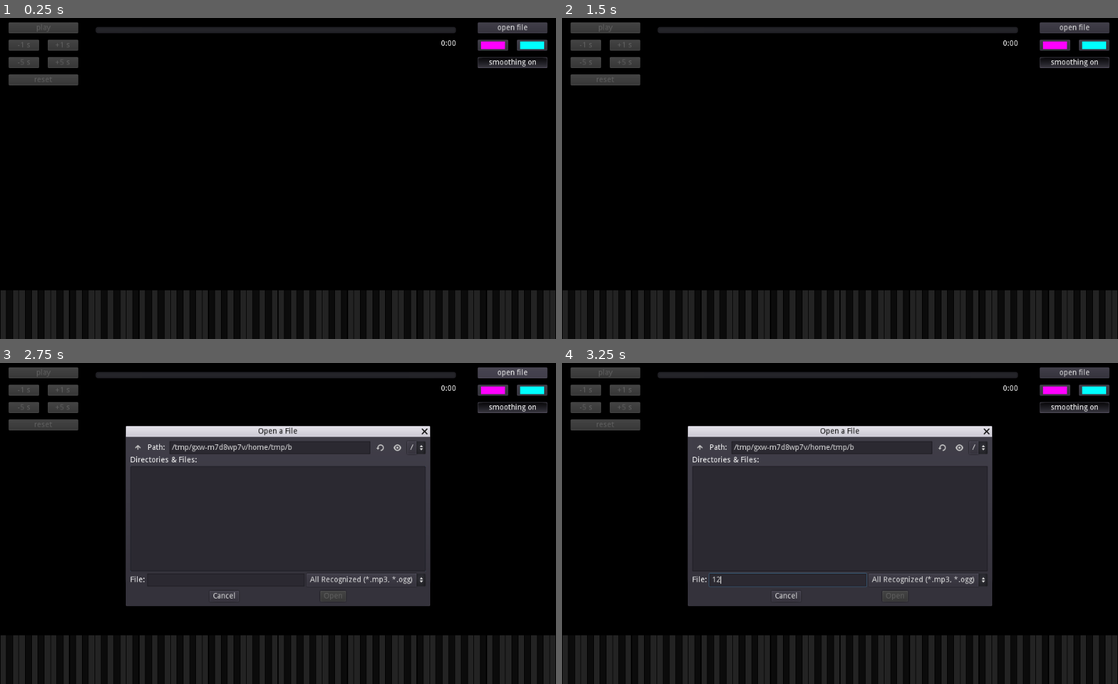
Above: before the commit, frames 1-4 (two rows, left to right).
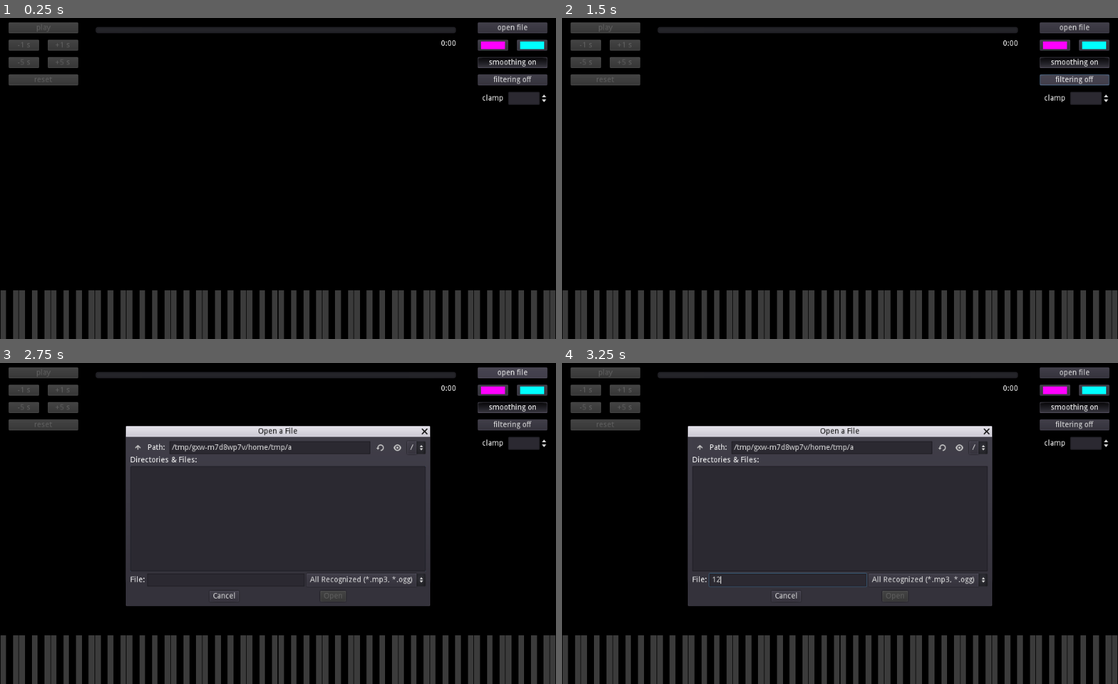
Above: after the commit, the same moments.

Repository: kinokomushroom/Godot-Piano-Transcription-Helper
Game: Godot game, scene res://Main.tscn
Same seed, same stepped clock (60 frames per second), same inputs: the game is played once before the commit and once after it.
Inputs (mouse positions are in pixels of both pictures, inside the frame that each line leads up to):
- Up to frame 1 (0.25 s): no input
- Up to frame 2 (1.5 s): click (1073, 78) at 0.5 s, where only the run after the commit has a clickable "filtering off"; click (1073, 78) at 1.25 s, where only the run after the commit has a clickable "filtering on"
- Up to frame 3 (2.75 s): click "open file" at 2 s
- Up to frame 4 (3.25 s): click (789, 581) at 2.77 s; type "12" at 2.85 s

The runs differ from the first frame. In frame 1, 0.7% of the frame differs, in the area x 85-99%, y 17-28%; in frame 2, 0.7%; in frame 3, 0.7%, in the area x 51-99%, y 17-28%; in frame 4, 0.7%.

Commit message:
Added filtering mode
Added option that makes only the peak frequencies light up. Also, user can now control the minimum dB displayed.

Diff:
--- a/Main.gd
+++ b/Main.gd
@@ -4,13 +4,20 @@
 
 var key_number: int = 88
 var lowest_frequency: float = 27.5
-var magnitude_bar_width: float = 0.4
 var magnitude_db_array = []
+var smooth: bool = true
 var averaging_frames: int = 4
-var smooth: bool = true
+var filter: bool = false
+var filtered_magnitude_array = []
+var filter_max_difference: float = 0.1
+var filter_change_speed: float = 0.08
 var lowest_magnitude: float = -60.0
 var magnitude_decrease_speed: float = 1.5 * lowest_magnitude
+
+var magnitude_bar_width: float = 0.4
 export var gradient: Gradient
+
+var key_white_array = [] # stores information of key color (true if white)
 var piano_bar_height: float = 0.15
 var piano_bar_width: float = 0.9
 onready var bar_screen_height: float = 1.0 - piano_bar_height
@@ -95,6 +102,21 @@
 		magnitude_db = max(lowest_magnitude, magnitude_db)
 		magnitude_db_array[key_index][averaging_frames - 1] = magnitude_db
 
+	for key_index in range(1, key_number - 1):
+		var center_value: float = magnitude_db_array[key_index][averaging_frames - 1]
+		var left_value: float = magnitude_db_array[key_index - 1][averaging_frames - 1]
+		var right_value: float = magnitude_db_array[key_index + 1][averaging_frames - 1]
+		if center_value >= left_value - filter_max_difference and center_value >= right_value - filter_max_difference:
+			if smooth:
+				filtered_magnitude_array[key_index] = min(1.0, filtered_magnitude_array[key_index] + filter_change_speed)
+			else:
+				filtered_magnitude_array[key_index] = 1.0
+		else:
+			if smooth:
+				filtered_magnitude_array[key_index] = max(0.0, filtered_magnitude_array[key_index] - filter_change_speed)
+			else:
+				filtered_magnitude_array[key_index] = 0.0
+
 func draw_magnitude(key_index: int):
 	var magnitude: float = magnitude_db_array[key_index][averaging_frames - 1]
 	var x_position_uniform: float = 1.0 / key_number * (key_index + 0.5)
@@ -106,18 +128,19 @@
 	if height_uniform < 0.5:
 		color = color.darkened(map_range(height_uniform, 0.0, 0.5, 0.9, 0.0))
 	else:
-		color = color.lightened(map_range(height_uniform, 0.5, 0.9, 0.0, 1.0))
+		color = color.lightened(map_range(height_uniform, 0.5, 1.0, 0.0, 1.0))
+	if filter:
+		color = color.darkened(1.0 - map_range(filtered_magnitude_array[key_index], 0.0, 1.0, 0.2, 1.0))
 	draw_rect(Rect2(x_position - width / 2, (screen_size.y - height) * bar_screen_height, width, height * bar_screen_height), color)
 
 func draw_key(key_index: int):
 	var x_position: float = screen_size.x / float(key_number) * (key_index + 0.5)
 	var width: float = screen_size.x / float(key_number) * piano_bar_width
 	var height: float = screen_size.y * piano_bar_height
-	var color: Color = white_key_color
-	for black_position in [1, 4, 6, 9, 11]:
-		if (key_index + 12 - black_position) % 12 == 0:
-			color = black_key_color
-	draw_rect(Rect2(x_position - width / 2, screen_size.y - height, width, height), color)
+	if key_white_array[key_index]:
+		draw_rect(Rect2(x_position - width / 2, screen_size.y - height, width, height), white_key_color)
+	else:
+		draw_rect(Rect2(x_position - width / 2, screen_size.y - height, width, height * 0.8), black_key_color)
 
 func _draw():
 	draw_rect(Rect2(0, 0, screen_size.x, screen_size.y), Color.black)
@@ -130,13 +153,23 @@
 	$Control.rect_size = screen_size
 
 func _ready():
+	# make viewport resize detectable
 	get_tree().get_root().connect("size_changed", self, "viewport_size_changed")
 	viewport_size_changed()
+
+	# initialize arrays
 	for key_index in range(0, key_number):
 		var history = []
 		for frame in averaging_frames:
 			history.append(lowest_magnitude)
 		magnitude_db_array.append(history)
+
+		filtered_magnitude_array.append(0)
+
+		key_white_array.append(true)
+		for black_position in [1, 4, 6, 9, 11]:
+			if (key_index + 12 - black_position) % 12 == 0:
+				key_white_array[key_index] = false
 
 func _process(_delta):
 	delta = _delta
@@ -220,3 +253,15 @@
 	else:
 		smooth = false
 		$Control/smooth.text = "smoothing off"
+
+func _on_min_dB_value_changed(value):
+	lowest_magnitude = value
+	magnitude_decrease_speed = 1.5 * lowest_magnitude
+
+func _on_filter_toggled(button_pressed):
+	if button_pressed:
+		filter = true
+		$Control/filter.text = "filtering on"
+	else:
+		filter = false
+		$Control/filter.text = "filtering off"
--- a/Main.tscn
+++ b/Main.tscn
@@ -8,8 +8,7 @@
 [node name="Main" type="Node2D"]
 script = ExtResource( 1 )
 gradient = SubResource( 1 )
-white_key_color = Color( 0.141176, 0.141176, 0.141176, 1 )
-black_key_color = Color( 0.0470588, 0.0470588, 0.0470588, 1 )
+white_key_color = Color( 0.235294, 0.235294, 0.235294, 1 )
 
 [node name="AudioStreamPlayer" type="AudioStreamPlayer" parent="."]
 
@@ -146,6 +145,17 @@
 toggle_mode = true
 pressed = true
 text = "smoothing on"
+__meta__ = {
+"_edit_use_anchors_": false
+}
+
+[node name="filter" type="Button" parent="Control"]
+margin_left = 880.0
+margin_top = 112.0
+margin_right = 1008.0
+margin_bottom = 132.0
+toggle_mode = true
+text = "filtering off"
 __meta__ = {
 "_edit_use_anchors_": false
 }
@@ -171,6 +181,29 @@
 margin_bottom = 62.0
 text = "0:00"
 align = 2
+__meta__ = {
+"_edit_use_anchors_": false
+}
+
+[node name="min_dB" type="SpinBox" parent="Control"]
+margin_left = 936.0
+margin_top = 144.0
+margin_right = 1010.0
+margin_bottom = 168.0
+min_value = -80.0
+max_value = -20.0
+value = -60.0
+suffix = "dB"
+__meta__ = {
+"_edit_use_anchors_": false
+}
+
+[node name="min_dB_label" type="Label" parent="Control"]
+margin_left = 888.0
+margin_top = 149.0
+margin_right = 934.0
+margin_bottom = 163.0
+text = "clamp"
 __meta__ = {
 "_edit_use_anchors_": false
 }
@@ -186,4 +219,6 @@
 [connection signal="color_changed" from="Control/Color2" to="." method="_on_Color2_color_changed"]
 [connection signal="pressed" from="Control/open" to="." method="_on_open_pressed"]
 [connection signal="toggled" from="Control/smooth" to="." method="_on_smooth_toggled"]
+[connection signal="toggled" from="Control/filter" to="." method="_on_filter_toggled"]
 [connection signal="file_selected" from="Control/FileDialog" to="." method="_on_FileDialog_file_selected"]
+[connection signal="value_changed" from="Control/min_dB" to="." method="_on_min_dB_value_changed"]
Not shown, changed: README.md
